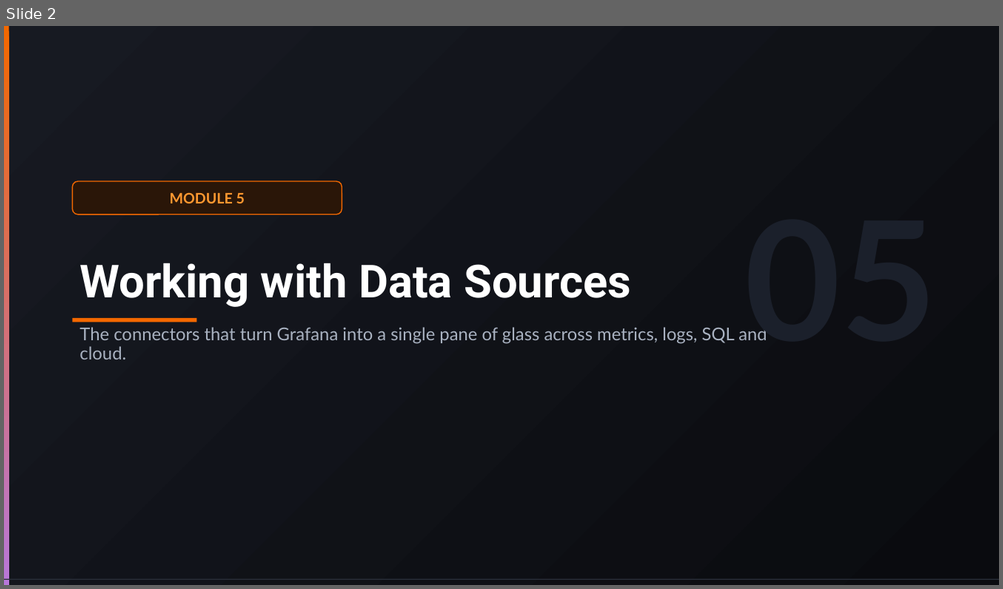
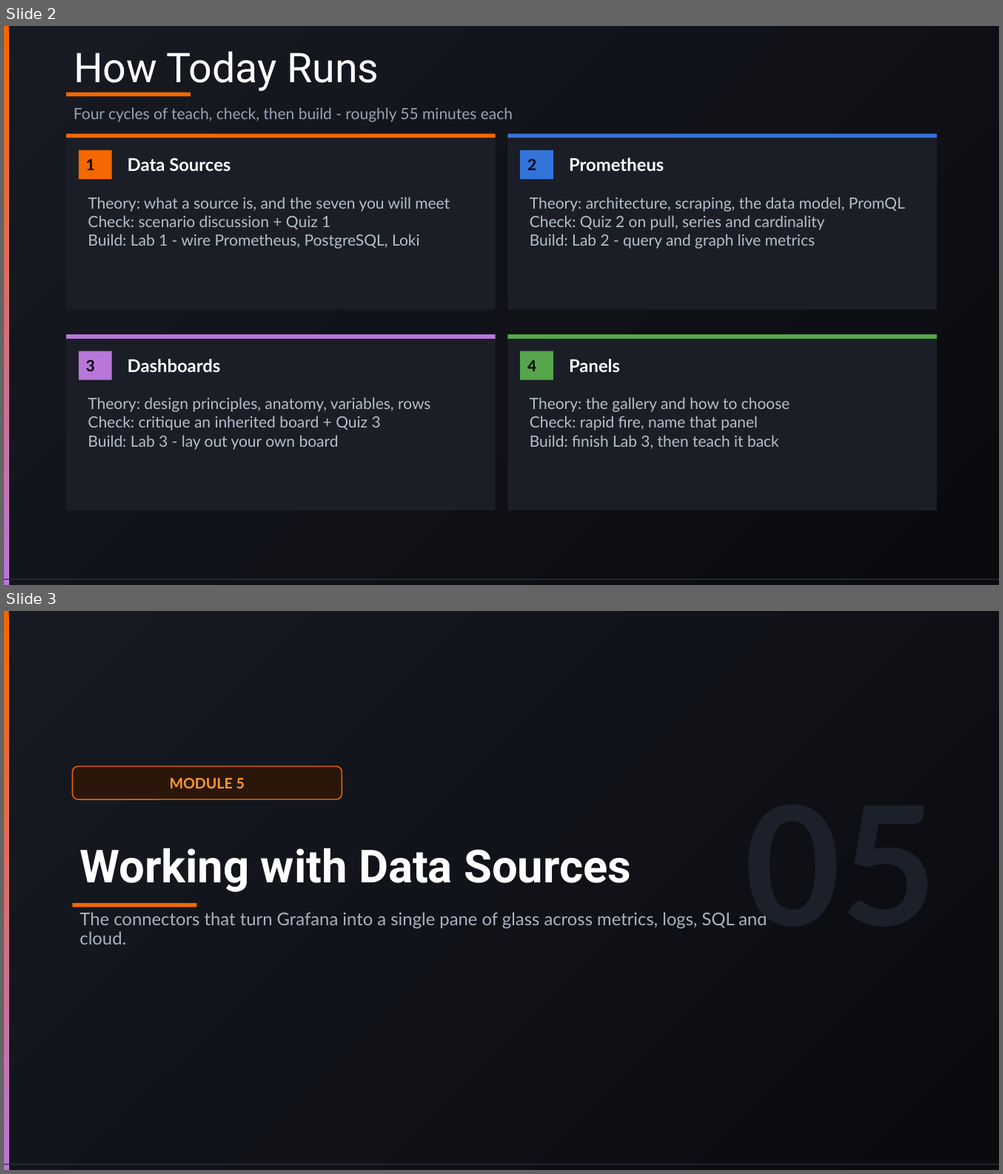
Before and after one commit to vikash-verma-profile/garfana-August-2026, a slide deck: Day-2/Day-2.pptx. Shown one above the other, each under a label of ours: slide 2 before the commit, slides 2 and 3 after it. The pictures are 1003x589 and 1003x1174 pixels, drawn with LibreOffice and Linux fonts; fonts in the diff are those of the drawing. Boxes give left, top, right and bottom in pixels: in the first picture for what was removed or moved away, otherwise in the second. Text is boxed around its words. In the diff, an @@ line names an element or a change of style, - is before the commit and + after.

```diff
--- a/Day-2/Day-2.pptx
+++ b/Day-2/Day-2.pptx
@@ slide 2 added at (4,26,999,585), background gradient #171A22 to #0A0B0F; not listed: 2 template elements that a slide beside it also shows @@
@@ title added at (74,51,378,93), 39.6 pt, text #FFFFFF @@
+How Today Runs
@@ rectangle added at (66,93,190,97), fill #F46800 @@
@@ text added at (74,107,512,122), 15 pt, text #98A2B3 @@
+Four cycles of teach, check, then build - roughly 55 minutes each
@@ rectangle added at (66,133,495,309), fill #1B1E26 @@
@@ rectangle added at (66,133,495,138), fill #F46800 @@
@@ rectangle added at (508,133,936,309), fill #1B1E26 @@
@@ rectangle added at (508,133,936,138), fill #3274D9 @@
@@ rectangle added at (79,150,111,180), fill #F46800, 15 pt, text #000000, bold @@
+1
@@ text added at (128,158,230,171), 17 pt, text #FFFFFF, bold @@
+Data Sources
@@ rectangle added at (521,150,553,180), fill #3274D9, 15 pt, text #000000, bold @@
+2
@@ text added at (569,158,663,171), 17 pt, text #FFFFFF, bold @@
+Prometheus
@@ text added at (88,197,449,249), 15 pt, text #B4BECC @@
+Theory: what a source is, and the seven you will meet
+Check: scenario discussion + Quiz 1
+Build: Lab 1 - wire Prometheus, PostgreSQL, Loki
@@ text added at (529,197,905,249), 15 pt, text #B4BECC @@
+Theory: architecture, scraping, the data model, PromQL
+Check: Quiz 2 on pull, series and cardinality
+Build: Lab 2 - query and graph live metrics
@@ rectangle added at (66,335,495,511), fill #1B1E26 @@
@@ rectangle added at (66,335,495,339), fill #B877D9 @@
@@ rectangle added at (508,335,936,511), fill #1B1E26 @@
@@ rectangle added at (508,335,936,339), fill #56A64B @@
@@ rectangle added at (79,352,111,380), fill #B877D9, 15 pt, text #000000, bold @@
+3
@@ rectangle added at (521,352,553,380), fill #56A64B, 15 pt, text #000000, bold @@
+4
@@ text added at (128,359,221,372), 17 pt, text #FFFFFF, bold @@
+Dashboards
@@ text added at (569,359,620,372), 17 pt, text #FFFFFF, bold @@
+Panels
@@ text added at (88,397,430,450), 15 pt, text #B4BECC @@
+Theory: design principles, anatomy, variables, rows
+Check: critique an inherited board + Quiz 3
+Build: Lab 3 - lay out your own board
@@ text added at (529,397,790,449), 15 pt, text #B4BECC @@
+Theory: the gallery and how to choose
+Check: rapid fire, name that panel
+Build: finish Lab 3, then teach it back
@@ what was slide 2 is now slide 3 @@
```
Also in this commit, not shown: 2 slides changed, 14 other slides added, 19 other files.
